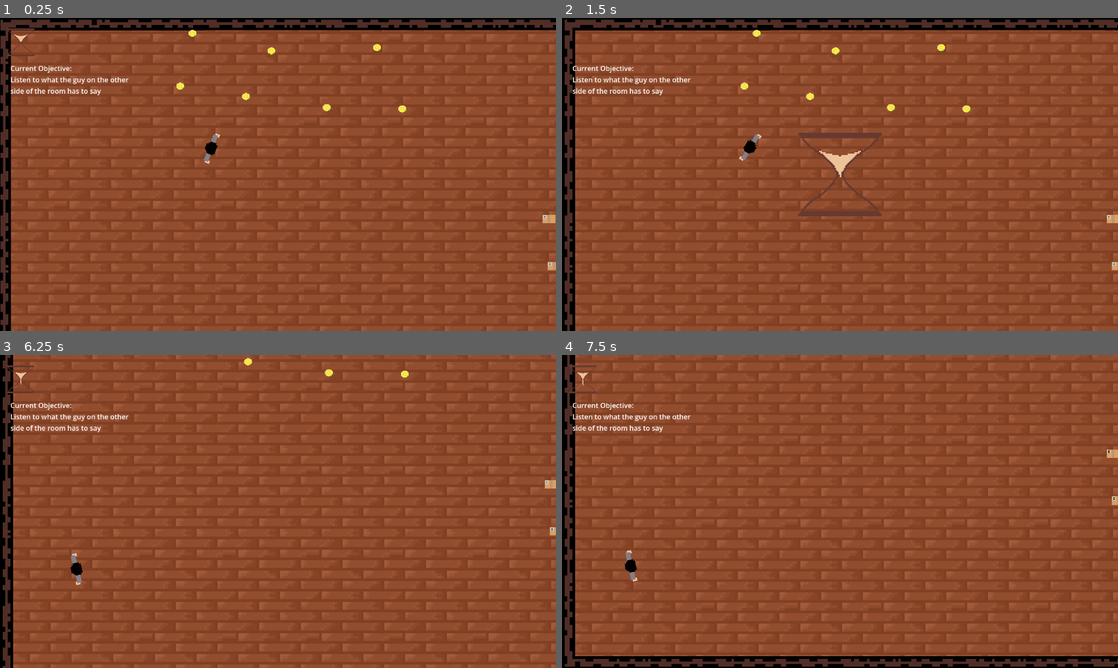
Above: before the commit, frames 1-4 (two rows, left to right).
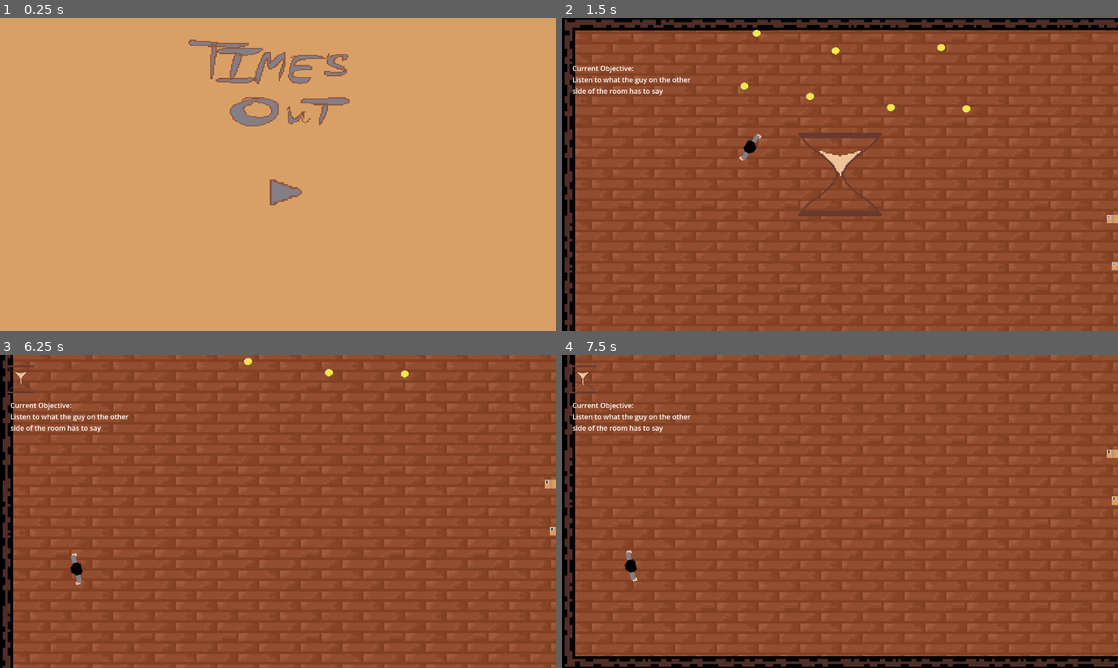
Above: after the commit, the same moments.

Repository: turdedman/GarbageJam-7
Game: Godot game, scene res://scenes/menu.tscn
Two runs of this game, one before a commit and one after it. Both use one fixed random seed, a clock stepped at 60 frames per second and the inputs below. Before the commit the project starts from res://scenes/main.tscn.
Inputs (mouse positions are in pixels of both pictures, inside the frame that each line leads up to):
- Up to frame 1 (0.25 s): no input
- Up to frame 2 (1.5 s): click (873, 193) at 0.52 s; tap Enter (enter) at 1.25 s; move the mouse to (584, 43) at 1.27 s; hold A (A) from 1.28 s (still down)
- Up to frame 3 (6.25 s): tap D (D) at 1.55, 2.1, 4.55, 5.1 s; move the mouse to (166, 527) at 2.02 s; release A (A) at 2.03 s; tap S (S) at 2.3, 5.3 s; tap Space at 2.75, 5.75 s; move the mouse to (333, 442) at 2.77 s; hold S (S) 2.78-3.53 s; tap Enter (enter) at 3.05, 3.6, 4.25, 6.05 s; move the mouse to (250, 574) at 3.52 s; tap A (A) at 3.8 s; move the mouse to (444, 558) at 4.27 s; hold A (A) 4.28-5.03 s; move the mouse to (111, 464) at 5.02 s; move the mouse to (305, 511) at 5.77 s; hold S (S) from 5.78 s (still down)
- Up to frame 4 (7.5 s): move the mouse to (756, 433) at 6.52 s; release S (S) at 6.53 s; tap W (W) at 6.6 s; tap A (A) at 6.8 s; tap Enter (enter) at 7.25 s; move the mouse to (962, 495) at 7.27 s; hold Q (drop) from 7.28 s (still down)

The runs differ from the first frame. In frame 1, 99% of the frame differs, in the area x 0-100%, y 0-100%; in frame 2, less than 0.1%; in frame 3, less than 0.1%; in frame 4, less than 0.1%.

Commit message:
working on a menu

Diff:
--- a/project.godot
+++ b/project.godot
@@ -11,7 +11,7 @@
 [application]
 
 config/name="aaaa"
-run/main_scene="uid://d1qipcp2pwk1e"
+run/main_scene="uid://mtlgem2uv2vr"
 config/features=PackedStringArray("4.7", "Forward Plus")
 config/icon="res://icon.svg"
 
--- a/scenes/main.tscn
+++ b/scenes/main.tscn
@@ -413,6 +413,10 @@
 textLabel = NodePath("../GUI/TextLabelNPC")
 currentObjectiveLabel = NodePath("../GUI/CurrentObjective")
 
+[node name="Marker2D" type="Marker2D" parent="." unique_id=1226343708]
+position = Vector2(1040, 400)
+rotation = -1.5707964
+
 [node name="GUI" type="CanvasLayer" parent="." unique_id=786187360]
 
 [node name="TextLabelNPC" type="Label" parent="GUI" unique_id=979231384]
@@ -438,10 +442,6 @@
 Listen to what the guy on the other side of the room has to say"
 autowrap_mode = 2
 
-[node name="Marker2D" type="Marker2D" parent="." unique_id=1226343708]
-position = Vector2(1040, 400)
-rotation = -1.5707964
-
 [connection signal="mouse_entered" from="HourGlass/CanvasLayer/Hourglass" to="." method="_on_hourglass_mouse_entered"]
 
 [editable path="Clock"]
--- /dev/null
+++ b/scenes/menu.tscn
@@ -0,0 +1,64 @@
+[gd_scene format=3 uid="uid://mtlgem2uv2vr"]
+
+[ext_resource type="Texture2D" uid="uid://cnja5bt2lwibm" path="res://assets/menu/logo/menulogo2.png" id="1_g3eks"]
+[ext_resource type="Script" uid="uid://l58u31f7aula" path="res://scripts/menu.gd" id="1_v86rl"]
+[ext_resource type="Texture2D" uid="uid://bbi3q7e42lmyj" path="res://assets/menu/logo/menulogo3.png" id="2_v86rl"]
+[ext_resource type="Texture2D" uid="uid://c618iglg4vnym" path="res://assets/menu/logo/menulogo4.png" id="3_13sgg"]
+[ext_resource type="Texture2D" uid="uid://l464fxjuuas7" path="res://assets/menu/logo/menulogo5.png" id="4_i6lef"]
+[ext_resource type="Texture2D" uid="uid://bdtpkx3ovmuih" path="res://assets/menu/logo/menulogo6.png" id="5_70i5f"]
+[ext_resource type="Texture2D" uid="uid://bu3bjih6nh7tb" path="res://assets/menu/logo/menulogo.png" id="6_mj5lg"]
+[ext_resource type="Texture2D" uid="uid://8ptcmldoq5ig" path="res://assets/menu/playicon.png" id="8_13sgg"]
+
+[sub_resource type="SpriteFrames" id="SpriteFrames_4h3mk"]
+animations = [{
+"frames": [{
+"duration": 1.0,
+"texture": ExtResource("1_g3eks")
+}, {
+"duration": 1.0,
+"texture": ExtResource("2_v86rl")
+}, {
+"duration": 1.0,
+"texture": ExtResource("3_13sgg")
+}, {
+"duration": 1.0,
+"texture": ExtResource("4_i6lef")
+}, {
+"duration": 1.0,
+"texture": ExtResource("5_70i5f")
+}, {
+"duration": 1.0,
+"texture": ExtResource("6_mj5lg")
+}],
+"loop": 1,
+"name": &"default",
+"speed": 5.0
+}]
+
+[node name="Menu" type="Node2D" unique_id=1000955937]
+script = ExtResource("1_v86rl")
+
+[node name="ColorRect" type="ColorRect" parent="." unique_id=770847788]
+offset_right = 1280.0
+offset_bottom = 720.0
+color = Color(0.8509804, 0.627451, 0.4, 1)
+
+[node name="CanvasLayer" type="CanvasLayer" parent="." unique_id=965133717]
+
+[node name="Logo" type="AnimatedSprite2D" parent="CanvasLayer" unique_id=1623786841]
+position = Vector2(618, 136.00002)
+scale = Vector2(2.9687493, 2.3125)
+sprite_frames = SubResource("SpriteFrames_4h3mk")
+frame_progress = 0.31198633
+
+[node name="Button" type="Button" parent="CanvasLayer" unique_id=1044590519]
+offset_left = 608.0
+offset_top = 360.0
+offset_right = 675.0
+offset_bottom = 391.0
+scale = Vector2(3.2400002, 2.6315956)
+icon = ExtResource("8_13sgg")
+flat = true
+expand_icon = true
+
+[connection signal="pressed" from="CanvasLayer/Button" to="." method="_on_button_pressed"]
--- /dev/null
+++ b/scripts/menu.gd
@@ -0,0 +1,15 @@
+extends Node2D
+
+
+# Called when the node enters the scene tree for the first time.
+func _ready() -> void:
+	$CanvasLayer/Logo.play("default")
+
+
+# Called every frame. 'delta' is the elapsed time since the previous frame.
+func _process(delta: float) -> void:
+	pass
+
+
+func _on_button_pressed() -> void:
+	get_tree().change_scene_to_file("res://scenes/main.tscn")
Binary file added: assets/menu/logo/menulogo.png
Not shown, added: assets/menu/logo/menulogo.png.import
Binary file added: assets/menu/logo/menulogo2.png
Not shown, added: assets/menu/logo/menulogo2.png.import
Binary file added: assets/menu/logo/menulogo3.png
Not shown, added: assets/menu/logo/menulogo3.png.import
Binary file added: assets/menu/logo/menulogo4.png
Not shown, added: assets/menu/logo/menulogo4.png.import
Binary file added: assets/menu/logo/menulogo5.png
Not shown, added: assets/menu/logo/menulogo5.png.import
Binary file added: assets/menu/logo/menulogo6.png
Not shown, added: assets/menu/logo/menulogo6.png.import
(and 4 more such lines)
